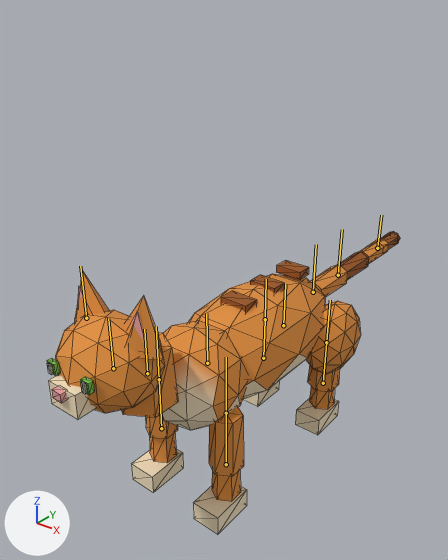
A saved change to the glTF model species/cat/model.glb.
Before and after are seen from a 50 mm camera at (0.54, -0.753, 0.78) aimed at (-0.066, 0.004, 0.31). Arrows for +X, +Y and +Z are at lower left; the lights stay in place. The older version comes first. The bones that change, and the others that lie on the model, are drawn over the model as lines. Mesh edges are drawn as thin lines.

In view in the first picture: 'Cat'.
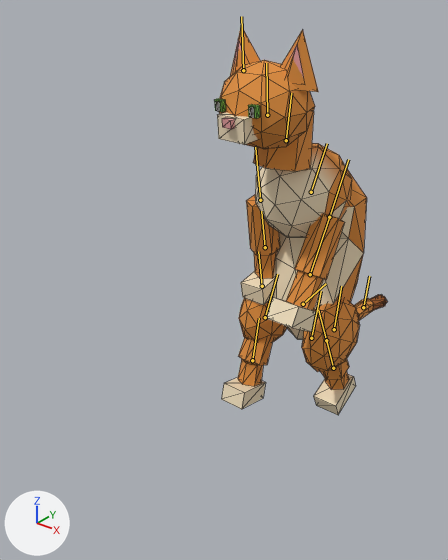
The newer file adds an action. The first version stands in its rest pose; the second is drawn at frame 4 of the action 'WalkUpright'.

Changed parts and their boxes [x1, y1, x2, y2] in the pictures (448 x 560 px):
'Cat', posed (51% narrower, 29% taller): before [47, 232, 400, 534]; after [214, 26, 387, 415]
bone 'hips', root to tip: before (283, 325) to (285, 284); after (303, 304) to (326, 283)
bone 'chest', root to tip: before (207, 363) to (206, 313); after (311, 192) to (327, 143)
bone 'neck', root to tip: before (147, 373) to (144, 329); after (286, 140) to (291, 93)
bone 'head', root to tip: before (113, 368) to (108, 318); after (267, 115) to (266, 63)
bone 'legFR1', root to tip: before (159, 379) to (156, 326); after (260, 200) to (255, 147)
bone 'tail1', root to tip: before (313, 292) to (316, 244); after (311, 338) to (321, 291)
bone 'tail2', root to tip: before (338, 275) to (342, 229); after (334, 329) to (341, 286)
bone 'tail4', root to tip: before (377, 248) to (381, 215); after (363, 307) to (369, 276)
bone 'legBL1', root to tip: before (326, 342) to (330, 300); after (326, 340) to (318, 310)
bone 'legBR1', root to tip: before (265, 319) to (266, 279); after (265, 317) to (277, 274)
bone 'legBR2', root to tip: before (263, 358) to (265, 319); after (252, 360) to (259, 318)

What the commit changed:
Bone 'hips' (bone_hips) moves from (0.0, 0.0, 0.0) to (0.0, 0.018, -0.065).
Bone 'hips' (bone_hips) turns from (0, 0, 0) to (-83, 0, 0) degrees about its own x, y and z.
Bone 'chest' (bone_chest) turns from (0, 0, 0) to (53, 0, 0) degrees about its own x, y and z.
Bone 'neck' (bone_neck) turns from (0, 0, 0) to (22, 0, 0) degrees about its own x, y and z.
Bone 'head' (bone_head) turns from (0, 0, 0) to (13, -4, -1) degrees about its own x, y and z.
Bone 'legFR1' (bone_legfr1) turns from (0, 0, 0) to (41, 0, 0) degrees about its own x, y and z.
Bone 'tail1' (bone_tail1) turns from (0, 0, 0) to (69, 0, 0) degrees about its own x, y and z.
Bone 'tail2' (bone_tail2) turns from (0, 0, 0) to (6, 6, 1) degrees about its own x, y and z.
Bone 'tail4' (bone_tail4) turns from (0, 0, 0) to (0, -10, 0) degrees about its own x, y and z.
Bone 'legBL1' (bone_legbl1) turns from (0, 0, 0) to (109, 0, 0) degrees about its own x, y and z.
Bone 'legBR1' (bone_legbr1) turns from (0, 0, 0) to (57, 0, 0) degrees about its own x, y and z.
Bone 'legBR2' (bone_legbr2) turns from (0, 0, 0) to (13, 0, 0) degrees about its own x, y and z.
